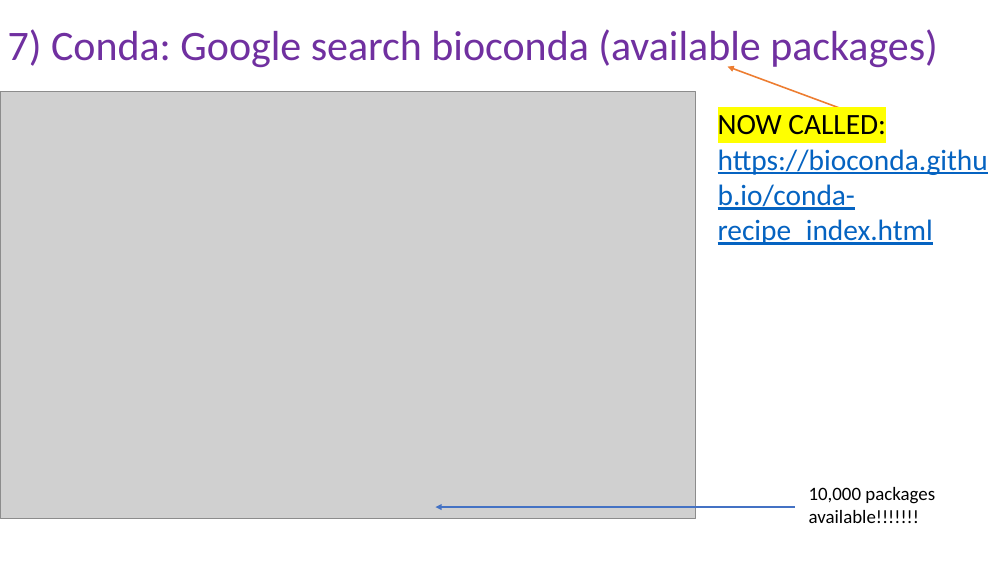
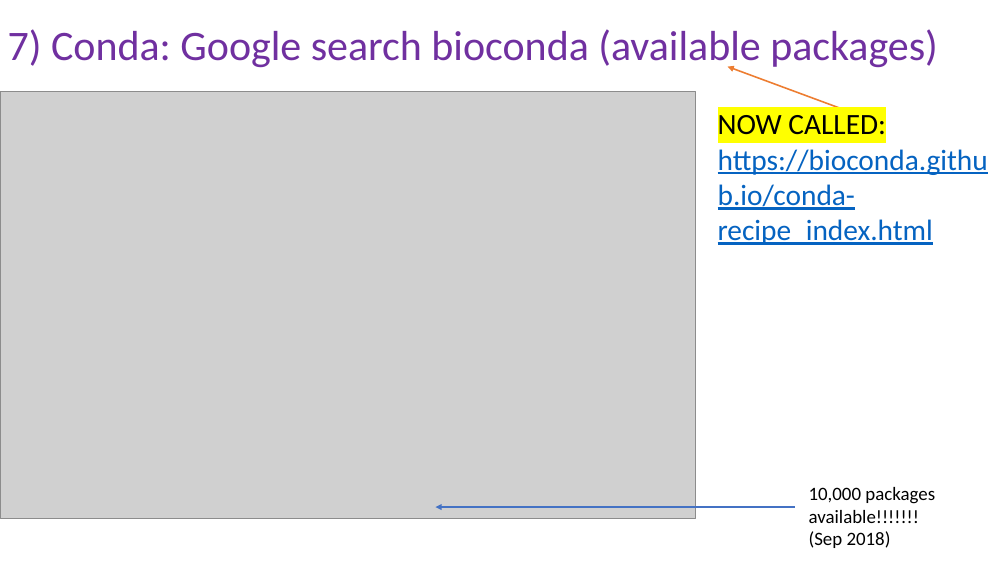
Before and after one commit to peterthorpe5/Sys_admin, a slide deck: slide 4 of cluster_course/powerpoint/7_Conda.pptx. Drawn at 1008x567 pixels with LibreOffice and Linux fonts; fonts in the diff are those of the drawing; grey boxes stand for pictures. Boxes give left, top, right and bottom in pixels: in the first picture for what was removed or moved away, otherwise in the second. Text is boxed around its words. In the diff, an @@ line names an element or a change of style, - is before the commit and + after.

```diff
--- a/cluster_course/powerpoint/7_Conda.pptx
+++ b/cluster_course/powerpoint/7_Conda.pptx
@@ text at [809,487,935,548]: text changed @@
-10,000 packages available!!!!!!!
+10,000 packages available!!!!!!! (Sep 2018)
```
Also in this commit, not shown: 7 other slides changed, 6 other files.
